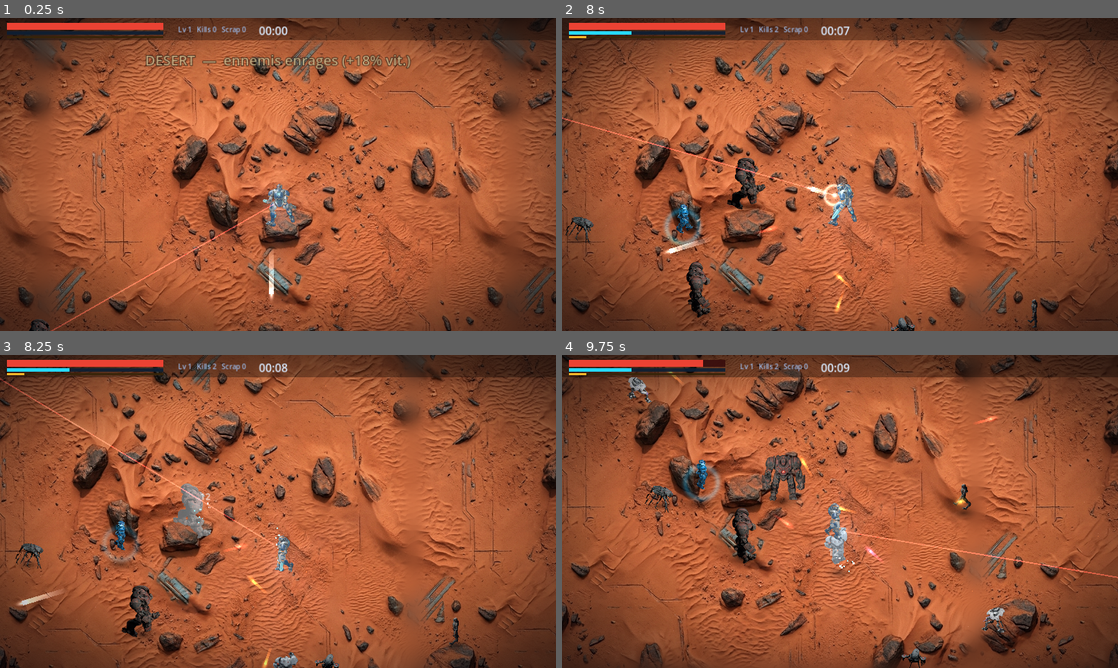
Above: before the commit, frames 1-4 (two rows, left to right).
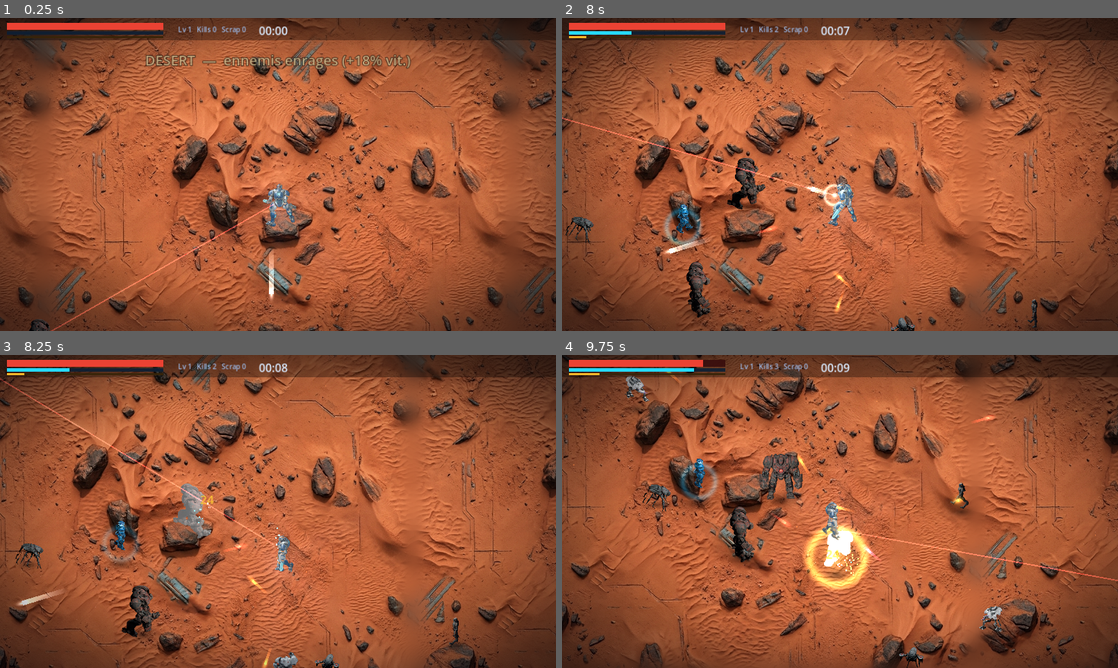
Above: after the commit, the same moments.

Repository: MalikChekour/mecha-forge-
Game: Godot game, scene res://scenes/Main.tscn
Two runs of this game, one before a commit and one after it. Both use one fixed random seed, a clock stepped at 60 frames per second and the inputs below.
Inputs (mouse positions are in pixels of both pictures, inside the frame that each line leads up to):
- Up to frame 1 (0.25 s): no input
- Up to frame 2 (8 s): move the mouse to (962, 158) at 0.52 s; hold Right (ui_right) 0.53-1.25 s; click (962, 158) at 0.67 s; tap Space at 0.77, 3.77, 6.77 s; drag from (728, 190) to (573, 96) at 1.27 s; move the mouse to (895, 105) at 2.02 s; hold Right (ui_right) 2.03-2.75 s; drag from (812, 237) to (739, 183) at 2.77 s; move the mouse to (1006, 221) at 3.52 s; hold Left (ui_left) 3.53-4.25 s; drag from (673, 127) to (789, 190) at 4.27 s; move the mouse to (867, 174) at 5.02 s; hold Down (ui_down) 5.03-5.75 s; click (867, 174) at 5.17 s; drag from (756, 96) to (890, 143) at 5.77 s; move the mouse to (962, 158) at 6.52 s; hold Up (ui_up) 6.53-7.25 s; drag from (728, 190) to (867, 287) at 7.27 s
- Up to frame 3 (8.25 s): move the mouse to (333, 442) at 8.02 s; hold Down (ui_down) from 8.03 s (still down)
- Up to frame 4 (9.75 s): release Down (ui_down) at 8.75 s; drag from (812, 574) to (979, 561) at 8.77 s; move the mouse to (1006, 558) at 9.52 s; hold Up (ui_up) from 9.53 s (still down); click (1006, 558) at 9.67 s

Frames 1-2 are identical in both runs. In frame 3, less than 0.1% of the frame differs, in the area x 36-39%, y 44-48%; in frame 4, 5.0%, in the area x 2-100%, y 3-100%.

Commit message:
Audio (procedural SFX+music, bus, autoload) + build depth (crit, draftable passives, reroll)
- Audio: tools/gen_sfx.py (12 arcade SFX) + gen_music.py (battle/boss loops); default_bus_layout (Master/Music/SFX); Audio autoload = pooled SFX (anti-spam throttle) + music crossfade; wired to fire/impact/pickup/hurt/levelup/boss/overdrive/victory/click + battle/boss music
- Crit: WeaponSystem crit params -> Projectile roll -> crit_mult damage + yellow number + sfx
- Passives: draft pool + haste/crit/armor/magnet applied (cooldown_mult, crit_chance, armor, magnet_range)
- Reroll: 3 charges/run + button on the draft UI
- Deferred: banish + weapon evolutions (next)

Co-Authored-By: Claude Opus 4.8 <noreply@anthropic.com>

Diff:
--- a/game/actors/Pickup.gd
+++ b/game/actors/Pickup.gd
@@ -49,7 +49,8 @@
 		return
 	var to: Vector2 = player.global_position - global_position
 	var d: float = to.length()
-	if d < 360.0 or GameState.overdrive_active:   # Overdrive vacuums every pickup on the map
+	var mrange: float = float(player.magnet_range) if "magnet_range" in player else 360.0
+	if d < mrange or GameState.overdrive_active:   # Overdrive vacuums every pickup on the map
 		_homing = true
 	if _homing:
 		# vacuum speed stays above player speed so gems catch a fleeing player
@@ -57,6 +58,7 @@
 	else:
 		global_position.y = _base_y + sin(_t * 3.0) * 3.0
 	if d < 30.0:
+		Audio.sfx("scrap" if kind == "scrap" else "xp", 0.12)
 		if kind == "xp":
 			GameState.add_xp(value)
 		elif kind == "bonus":
--- a/game/actors/Player.gd
+++ b/game/actors/Player.gd
@@ -9,6 +9,12 @@
 var hp: float = 100.0
 var max_hp: float = 100.0
 var damage: float = 12.0
+# passive-driven combat stats (raised by draft cards)
+var crit_chance: float = 0.05
+var crit_mult: float = 2.0
+var armor: float = 0.0            # incoming damage reduction, 0..~0.6
+var cooldown_mult: float = 1.0    # haste: <1 = faster weapons
+var magnet_range: float = 360.0   # pickup vacuum radius
 var arena: Rect2 = Rect2(-2200, -2200, 4400, 4400)
 
 var bot_active: bool = false
@@ -376,8 +382,10 @@
 		if game != null and game.has_method("shield_ripple"):
 			game.shield_ripple(global_position, 150.0, Color(1.0, 0.85, 0.4))
 		return
+	amount *= (1.0 - clampf(armor, 0.0, 0.75))   # Armure passive
 	hp -= amount
 	_iframe = 0.55
+	Audio.sfx("hurt", 0.1)
 	Events.player_damaged.emit(hp, max_hp)
 	Events.screen_shake.emit(6.0)
 	if game != null and game.has_method("shield_ripple"):
--- a/game/actors/Projectile.gd
+++ b/game/actors/Projectile.gd
@@ -11,6 +11,8 @@
 var alive: bool = true
 var game: Node = null
 var impact_kind: String = ""       # weapon family -> signature impact FX
+var crit_chance: float = 0.0
+var crit_mult: float = 2.0
 
 var _spr: Sprite2D
 var _light: PointLight2D
@@ -30,6 +32,8 @@
 	aoe = float(params.get("aoe", 0.0))
 	bolt_color = Color(params.get("color", Color(0.75, 0.96, 1.0)))
 	impact_kind = String(params.get("impact", ""))
+	crit_chance = float(params.get("crit_chance", 0.0))
+	crit_mult = float(params.get("crit_mult", 2.0))
 	alive = true
 	life = 2.0
 	rotation = dir.angle()
@@ -123,8 +127,12 @@
 		if aoe > 0.0:
 			_do_splash()
 		else:
-			(area as Enemy).take_damage(damage)
-			Events.damage_dealt.emit(global_position, int(damage), false)
+			var is_crit: bool = randf() < crit_chance
+			var dmg: float = damage * (crit_mult if is_crit else 1.0)
+			(area as Enemy).take_damage(dmg)
+			Events.damage_dealt.emit(global_position, int(dmg), is_crit)
+			if is_crit:
+				Audio.sfx("crit", 0.1)
 		if game != null and game.has_method("impact_fx"):
 			game.impact_fx(global_position, bolt_color, impact_kind)
 		else:
--- a/game/actors/WeaponSystem.gd
+++ b/game/actors/WeaponSystem.gd
@@ -253,7 +253,8 @@
 			var t: float = float(w["timer"])
 			t -= delta
 			if t <= 0.0:
-				t = float(w["cooldown"])
+				var cdm: float = float(_player.cooldown_mult) if "cooldown_mult" in _player else 1.0
+				t = float(w["cooldown"]) * cdm   # Hâte passive
 				w["recoil"] = RECOIL_TIME
 				_do_fire(wid, w, muzzle_world)
 			w["timer"] = t
@@ -280,6 +281,8 @@
 		"homing": bool(HOMING.get(id, false)),
 		"color": Color(COLORS.get(id, Color.CYAN)),
 		"impact": id,
+		"crit_chance": float(_player.crit_chance) if "crit_chance" in _player else 0.0,
+		"crit_mult": float(_player.crit_mult) if "crit_mult" in _player else 2.0,
 	}
 	if AOE.has(id):
 		params["aoe"] = float(AOE[id])
--- /dev/null
+++ b/game/autoload/Audio.gd
@@ -0,0 +1,87 @@
+extends Node
+## Central audio: pooled SFX (with anti-spam throttle) + music with crossfade.
+## Placeholder procedural assets in assets/audio/ (tools/gen_sfx.py, gen_music.py) —
+## swap for polished CC0/pro tracks later. Called directly (Audio.sfx / Audio.music)
+## and via a few Events hooks. Runs during pause (menus).
+
+const SFX_DIR: String = "res://assets/audio/sfx/"
+const MUSIC_DIR: String = "res://assets/audio/music/"
+const _SFX_NAMES: Array[String] = ["shoot", "hit", "crit", "explosion", "xp", "scrap",
+	"levelup", "hurt", "boss", "overdrive", "click", "victory"]
+const _THROTTLE: Dictionary = {"shoot": 0.06, "hit": 0.05, "xp": 0.04, "scrap": 0.05}
+
+var _streams: Dictionary = {}
+var _players: Array[AudioStreamPlayer] = []
+var _idx: int = 0
+var _last: Dictionary = {}
+var _music_a: AudioStreamPlayer
+var _music_b: AudioStreamPlayer
+var _music_cur: AudioStreamPlayer
+var _music_track: String = ""
+
+func _ready() -> void:
+	process_mode = Node.PROCESS_MODE_ALWAYS
+	for n: String in _SFX_NAMES:
+		var p: String = SFX_DIR + n + ".wav"
+		if ResourceLoader.exists(p):
+			_streams[n] = load(p)
+	for i in 16:
+		var pl: AudioStreamPlayer = AudioStreamPlayer.new()
+		pl.bus = "SFX"
+		add_child(pl)
+		_players.append(pl)
+	_music_a = _mk_music()
+	_music_b = _mk_music()
+	_music_cur = _music_a
+	Events.level_up.connect(func(_l: int) -> void: sfx("levelup"))
+	Events.run_won.connect(func() -> void: sfx("victory"))
+	Events.player_transformed.connect(func(on: bool) -> void:
+		if on:
+			sfx("overdrive"))
+
+func _mk_music() -> AudioStreamPlayer:
+	var p: AudioStreamPlayer = AudioStreamPlayer.new()
+	p.bus = "Music"
+	add_child(p)
+	return p
+
+func sfx(name: String, pitch_var: float = 0.0) -> void:
+	if not _streams.has(name) or _players.is_empty():
+		return
+	var thr: float = float(_THROTTLE.get(name, 0.0))
+	if thr > 0.0:
+		var now: float = Time.get_ticks_msec() / 1000.0
+		if now - float(_last.get(name, -10.0)) < thr:
+			return
+		_last[name] = now
+	var pl: AudioStreamPlayer = _players[_idx]
+	_idx = (_idx + 1) % _players.size()
+	pl.stream = _streams[name]
+	pl.pitch_scale = 1.0 + randf_range(-pitch_var, pitch_var)
+	pl.play()
+
+func music(track: String) -> void:
+	if track == _music_track:
+		return
+	var p: String = MUSIC_DIR + track + ".ogg"
+	if not ResourceLoader.exists(p):
+		return
+	_music_track = track
+	var s: AudioStream = load(p)
+	if s is AudioStreamOggVorbis:
+		(s as AudioStreamOggVorbis).loop = true
+	var nxt: AudioStreamPlayer = _music_b if _music_cur == _music_a else _music_a
+	nxt.stream = s
+	nxt.volume_db = -30.0
+	nxt.play()
+	var tw: Tween = create_tween()
+	tw.set_parallel(true)
+	tw.tween_property(nxt, "volume_db", 0.0, 1.0)
+	tw.tween_property(_music_cur, "volume_db", -30.0, 1.0)
+	tw.chain().tween_callback(_music_cur.stop)
+	_music_cur = nxt
+
+func set_bus_db(bus: String, db: float) -> void:
+	var i: int = AudioServer.get_bus_index(bus)
+	if i >= 0:
+		AudioServer.set_bus_volume_db(i, db)
--- /dev/null
+++ b/game/default_bus_layout.tres
@@ -0,0 +1,21 @@
+[gd_resource type="AudioBusLayout" format=3]
+
+[resource]
+bus/0/name = "Master"
+bus/0/solo = false
+bus/0/mute = false
+bus/0/bypass_fx = false
+bus/0/volume_db = 0.0
+bus/0/send = "Master"
+bus/1/name = "Music"
+bus/1/solo = false
+bus/1/mute = false
+bus/1/bypass_fx = false
+bus/1/volume_db = -8.0
+bus/1/send = "Master"
+bus/2/name = "SFX"
+bus/2/solo = false
+bus/2/mute = false
+bus/2/bypass_fx = false
+bus/2/volume_db = -2.0
+bus/2/send = "Master"
--- a/game/project.godot
+++ b/game/project.godot
@@ -14,6 +14,11 @@
 Events="*res://autoload/Events.gd"
 GameState="*res://autoload/GameState.gd"
 SaveManager="*res://autoload/SaveManager.gd"
+Audio="*res://autoload/Audio.gd"
+
+[audio]
+
+buses/default_bus_layout="res://default_bus_layout.tres"
 
 [display]
 window/size/viewport_width=1280
--- a/game/scenes/Game.gd
+++ b/game/scenes/Game.gd
@@ -44,15 +44,20 @@
 var _frames: int = 0
 var _draft_open: bool = false
 var _cards: Array = []
+var _rerolls: int = 3          # reroll charges per run (agency over the draft)
 var _floor_mat: ShaderMaterial
 
 const UPGRADES: Array = [
-	{"id": "dmg", "name": "◈  +25% Dégâts"},
-	{"id": "spd", "name": "◈  +12% Vitesse"},
-	{"id": "hp", "name": "◈  +25 PV max (+soin)"},
-	{"id": "w_missile", "name": "🚀  Arme : Missiles à tête chercheuse"},
-	{"id": "w_railgun", "name": "⚡  Arme : Railgun perçant"},
-	{"id": "w_plasma", "name": "🔮  Arme : Plasma (dégâts de zone)"},
+	{"id": "dmg", "name": "+25% Degats"},
+	{"id": "spd", "name": "+12% Vitesse"},
+	{"id": "hp", "name": "+25 PV max (+soin)"},
+	{"id": "haste", "name": "+12% Cadence de tir"},
+	{"id": "crit", "name": "+8% Chance de critique"},
+	{"id": "armor", "name": "+8% Armure"},
+	{"id": "magnet", "name": "+25% Aimant a XP"},
+	{"id": "w_missile", "name": "Arme : Missiles chercheurs"},
+	{"id": "w_railgun", "name": "Arme : Railgun percant"},
+	{"id": "w_plasma", "name": "Arme : Plasma (zone)"},
 ]
 
 func _ready() -> void:
@@ -92,11 +97,13 @@
 	add_child(spawner)
 	player.move_mult = float(_mods.get("player_speed_mult", 1.0))
 	show_banner(String(_mods.get("label", "")))
+	Audio.music("battle")
 
 	hud = HUD.new()
 	add_child(hud)
 	hud.setup(player)
 	hud.card_picked.connect(_on_card_picked)
+	hud.reroll_requested.connect(_reroll_draft)
 
 	Events.screen_shake.connect(func(a: float) -> void: _shake = maxf(_shake, a))
 	Events.hit_spark.connect(_on_hit_spark)
@@ -125,6 +132,7 @@
 		p = _proj_pool.pop_back()
 	p.setup(muzzle, dir, params)
 	_muzzle_flash(muzzle, dir, Color(params.get("color", Palette.CYAN)))
+	Audio.sfx("shoot", 0.14)
 
 func reclaim_proj(p: Projectile) -> void:
 	p.deactivate()
@@ -171,12 +179,15 @@
 			_ring(pos, color, 12.0, 96.0, 0.30)
 			_debris(pos, color, 12, 0.42, 130.0, 340.0)
 			Events.screen_shake.emit(3.5)
+			Audio.sfx("explosion", 0.1)
 		"railgun":
 			_flash_sprite(pos, color, 74.0, 0.12)
 			_ring(pos, color, 6.0, 44.0, 0.14)
+			Audio.sfx("hit", 0.15)
 		_:
 			_flash_sprite(pos, color, 46.0, 0.10)
 			_debris(pos, color, 4, 0.28, 80.0, 200.0)
+			Audio.sfx("hit", 0.15)
 
 # Energy-shield hit ripple (used by shielded enemies and the player's guard).
 func shield_ripple(pos: Vector2, radius: float, color: Color) -> void:
@@ -415,13 +426,24 @@
 	if _draft_open:
 		return
 	_draft_open = true
+	_draw_cards()
+	get_tree().paused = true
+	hud.show_draft(_cards, _rerolls)
+	if _headless:
+		print("[game] DRAFT opened (level %d) — 3 cards" % GameState.level)
+
+func _draw_cards() -> void:
 	var pool: Array = UPGRADES.duplicate()
 	pool.shuffle()
 	_cards = pool.slice(0, 3)
-	get_tree().paused = true
-	hud.show_draft(_cards)
-	if _headless:
-		print("[game] DRAFT opened (level %d) — 3 cards" % GameState.level)
+
+func _reroll_draft() -> void:
+	if not _draft_open or _rerolls <= 0:
+		return
+	_rerolls -= 1
+	Audio.sfx("click")
+	_draw_cards()
+	hud.show_draft(_cards, _rerolls)
 
 func _on_card_picked(index: int) -> void:
 	if index >= 0 and index < _cards.size():
@@ -437,6 +459,10 @@
 			player.max_hp += 25.0
 			player.hp = minf(player.max_hp, player.hp + 25.0)
 			Events.player_damaged.emit(player.hp, player.max_hp)
+		"haste": player.cooldown_mult = maxf(0.35, player.cooldown_mult * 0.88)
+		"crit": player.crit_chance = minf(0.75, player.crit_chance + 0.08)
+		"armor": player.armor = minf(0.6, player.armor + 0.08)
+		"magnet": player.magnet_range += 90.0
 		"w_missile": player.add_weapon("missilepod")
 		"w_railgun": player.add_weapon("railgun")
 		"w_plasma": player.add_weapon("plasma")
--- a/game/scenes/MetaScreen.gd
+++ b/game/scenes/MetaScreen.gd
@@ -51,6 +51,7 @@
 	b.custom_minimum_size = Vector2(0, 56)
 	b.add_theme_font_size_override("font_size", 26)
 	b.add_theme_color_override("font_color", Color.WHITE)
+	b.pressed.connect(func() -> void: Audio.sfx("click"))
 	b.pressed.connect(cb)
 	v.add_child(b)
 
--- a/game/scenes/ui/HUD.gd
+++ b/game/scenes/ui/HUD.gd
@@ -5,6 +5,7 @@
 ## headless bot via pick()).
 
 signal card_picked(index: int)
+signal reroll_requested()
 
 var player: Player
 var _hp_fill: ColorRect
@@ -93,14 +94,14 @@
 	_timer_lbl.text = "%02d:%02d" % [int(t) / 60, int(t) % 60]
 	_stat_lbl.text = "Lv %d   Kills %d   Scrap %d" % [GameState.level, GameState.kills, GameState.scrap]
 
-func show_draft(cards: Array) -> void:
+func show_draft(cards: Array, rerolls: int = 0) -> void:
 	for ch in _draft_root.get_children():
 		ch.queue_free()
 	_card_btns.clear()
-	var panel: ColorRect = _rect(_draft_root, Vector2(340, 190), Vector2(600, 340), Color(0.06, 0.08, 0.14, 0.96))
+	var panel: ColorRect = _rect(_draft_root, Vector2(340, 180), Vector2(600, 400), Color(0.06, 0.08, 0.14, 0.96))
 	var title: Label = Label.new()
 	title.text = "AMÉLIORATION — Niveau %d" % GameState.level
-	title.position = Vector2(360, 205)
+	title.position = Vector2(360, 200)
 	title.add_theme_font_size_override("font_size", 22)
 	title.add_theme_color_override("font_color", Color(0.15, 0.85, 1))
 	_draft_root.add_child(title)
@@ -108,13 +109,21 @@
 	for i in cards.size():
 		var b: Button = Button.new()
 		b.text = String(cards[i].get("name", "?"))
-		b.position = Vector2(365, 255 + i * 82)
-		b.size = Vector2(550, 68)
+		b.position = Vector2(365, 245 + i * 78)
+		b.size = Vector2(550, 64)
 		b.add_theme_font_size_override("font_size", 20)
 		var idx: int = i
 		b.pressed.connect(func() -> void: _pick(idx))
 		_draft_root.add_child(b)
 		_card_btns.append(b)
+	var rb: Button = Button.new()
+	rb.text = "Relancer les cartes  (%d)" % rerolls
+	rb.position = Vector2(365, 245 + cards.size() * 78 + 8)
+	rb.size = Vector2(550, 42)
+	rb.add_theme_font_size_override("font_size", 18)
+	rb.disabled = rerolls <= 0
+	rb.pressed.connect(func() -> void: reroll_requested.emit())
+	_draft_root.add_child(rb)
 	_draft_root.visible = true
 
 func pick(i: int) -> void:      # headless bot entry point
--- a/game/systems/EnemySpawner.gd
+++ b/game/systems/EnemySpawner.gd
@@ -77,6 +77,8 @@
 	e.speed *= speed_mult
 	if game != null and game.has_method("show_banner"):
 		game.show_banner("!  MENACE MAJEURE  !", Color(1.0, 0.4, 0.3))
+	Audio.sfx("boss")
+	Audio.music("boss")
 
 func _weighted_pick() -> String:
 	var total: int = 0
Not shown, added: game/assets/audio/music/battle.ogg.import
Not shown, added: game/assets/audio/music/boss.ogg.import
Not shown, added: game/assets/audio/sfx/boss.wav.import
Not shown, added: game/assets/audio/sfx/click.wav.import
Not shown, added: game/assets/audio/sfx/crit.wav.import
Not shown, added: game/assets/audio/sfx/explosion.wav.import
Not shown, added: game/assets/audio/sfx/hit.wav.import
Not shown, added: game/assets/audio/sfx/hurt.wav.import
Not shown, added: game/assets/audio/sfx/levelup.wav.import
Not shown, added: game/assets/audio/sfx/overdrive.wav.import
Not shown, added: game/assets/audio/sfx/scrap.wav.import
Not shown, added: game/assets/audio/sfx/shoot.wav.import
(and 16 more such lines)
